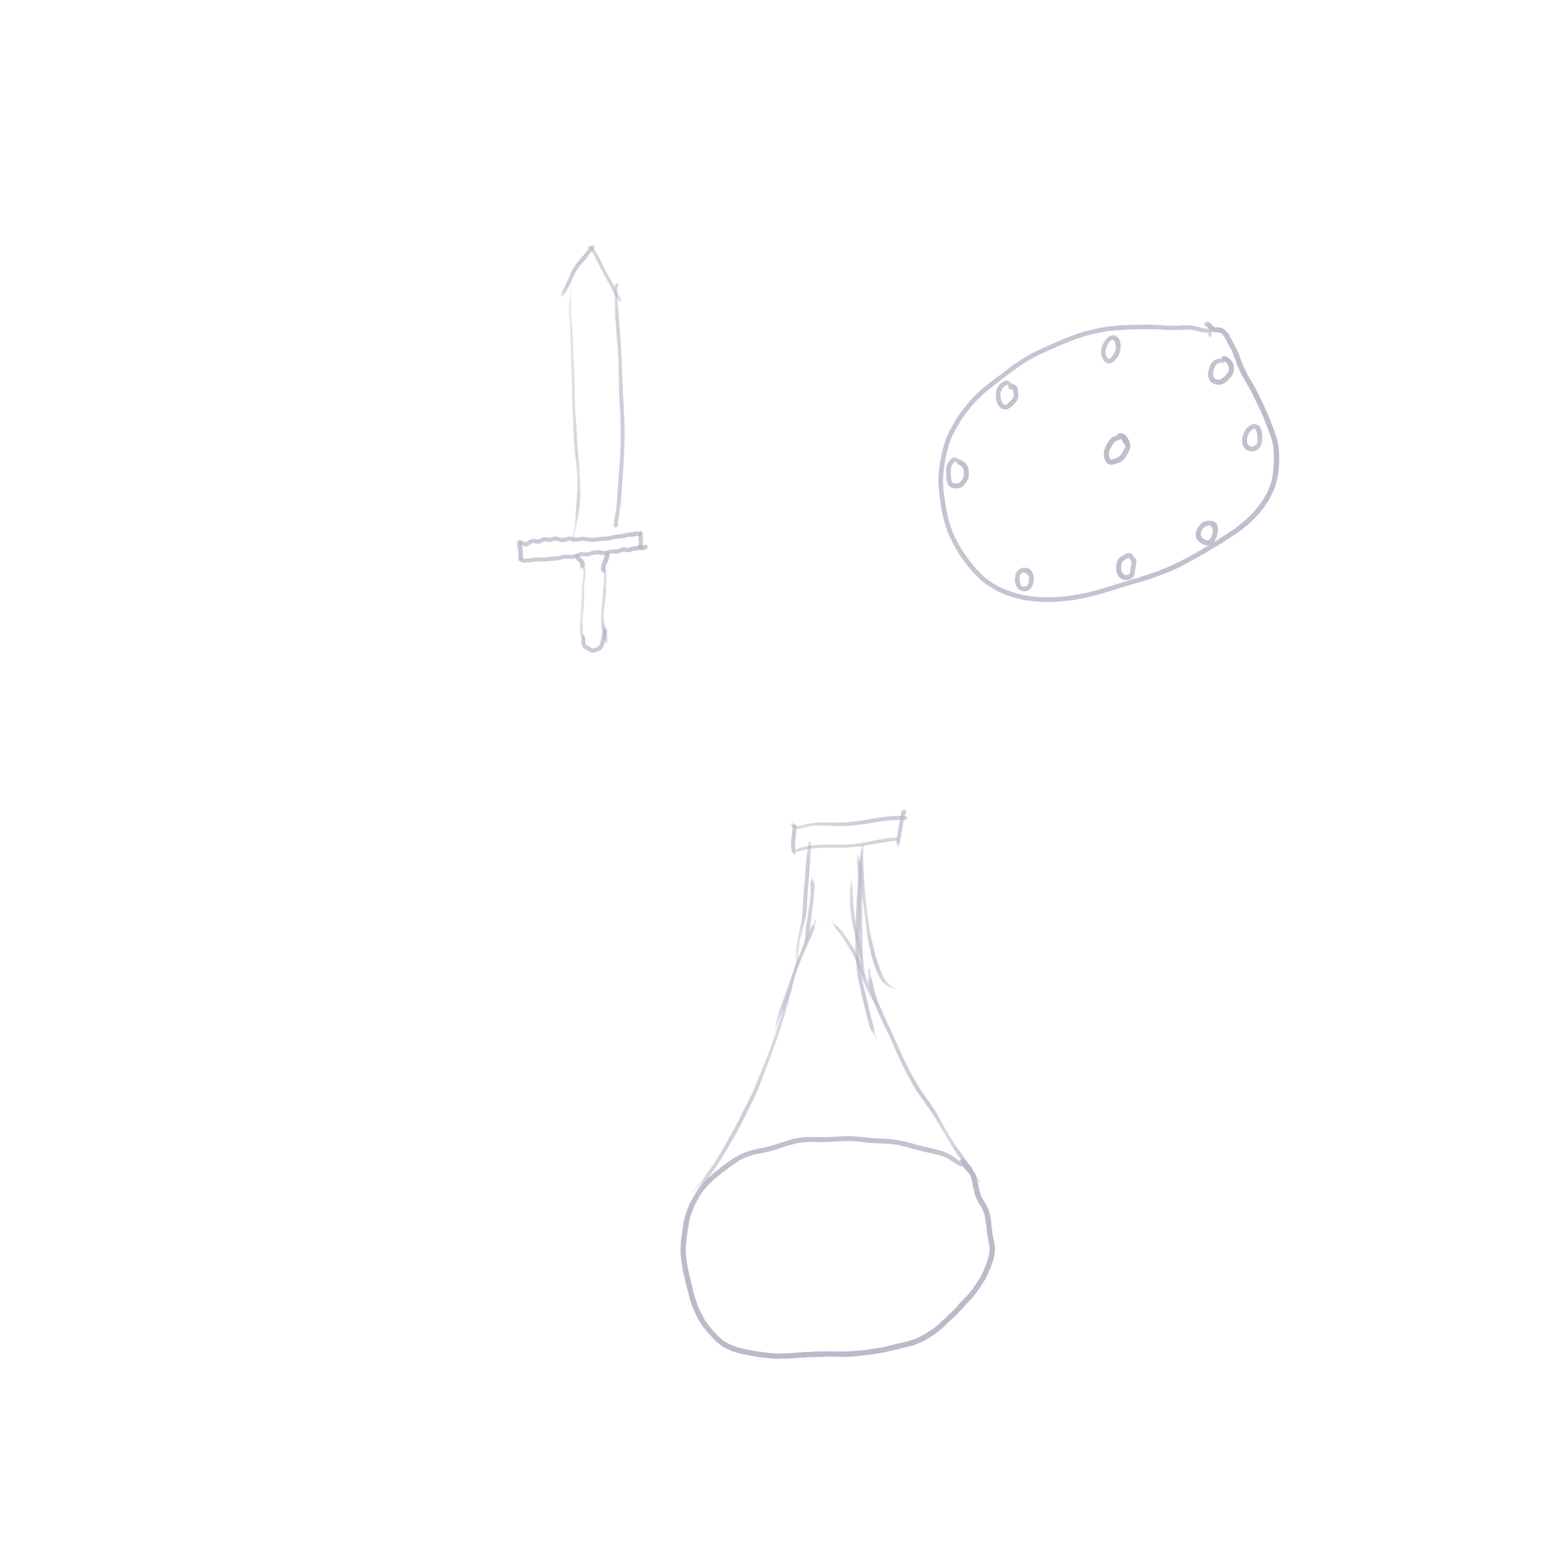
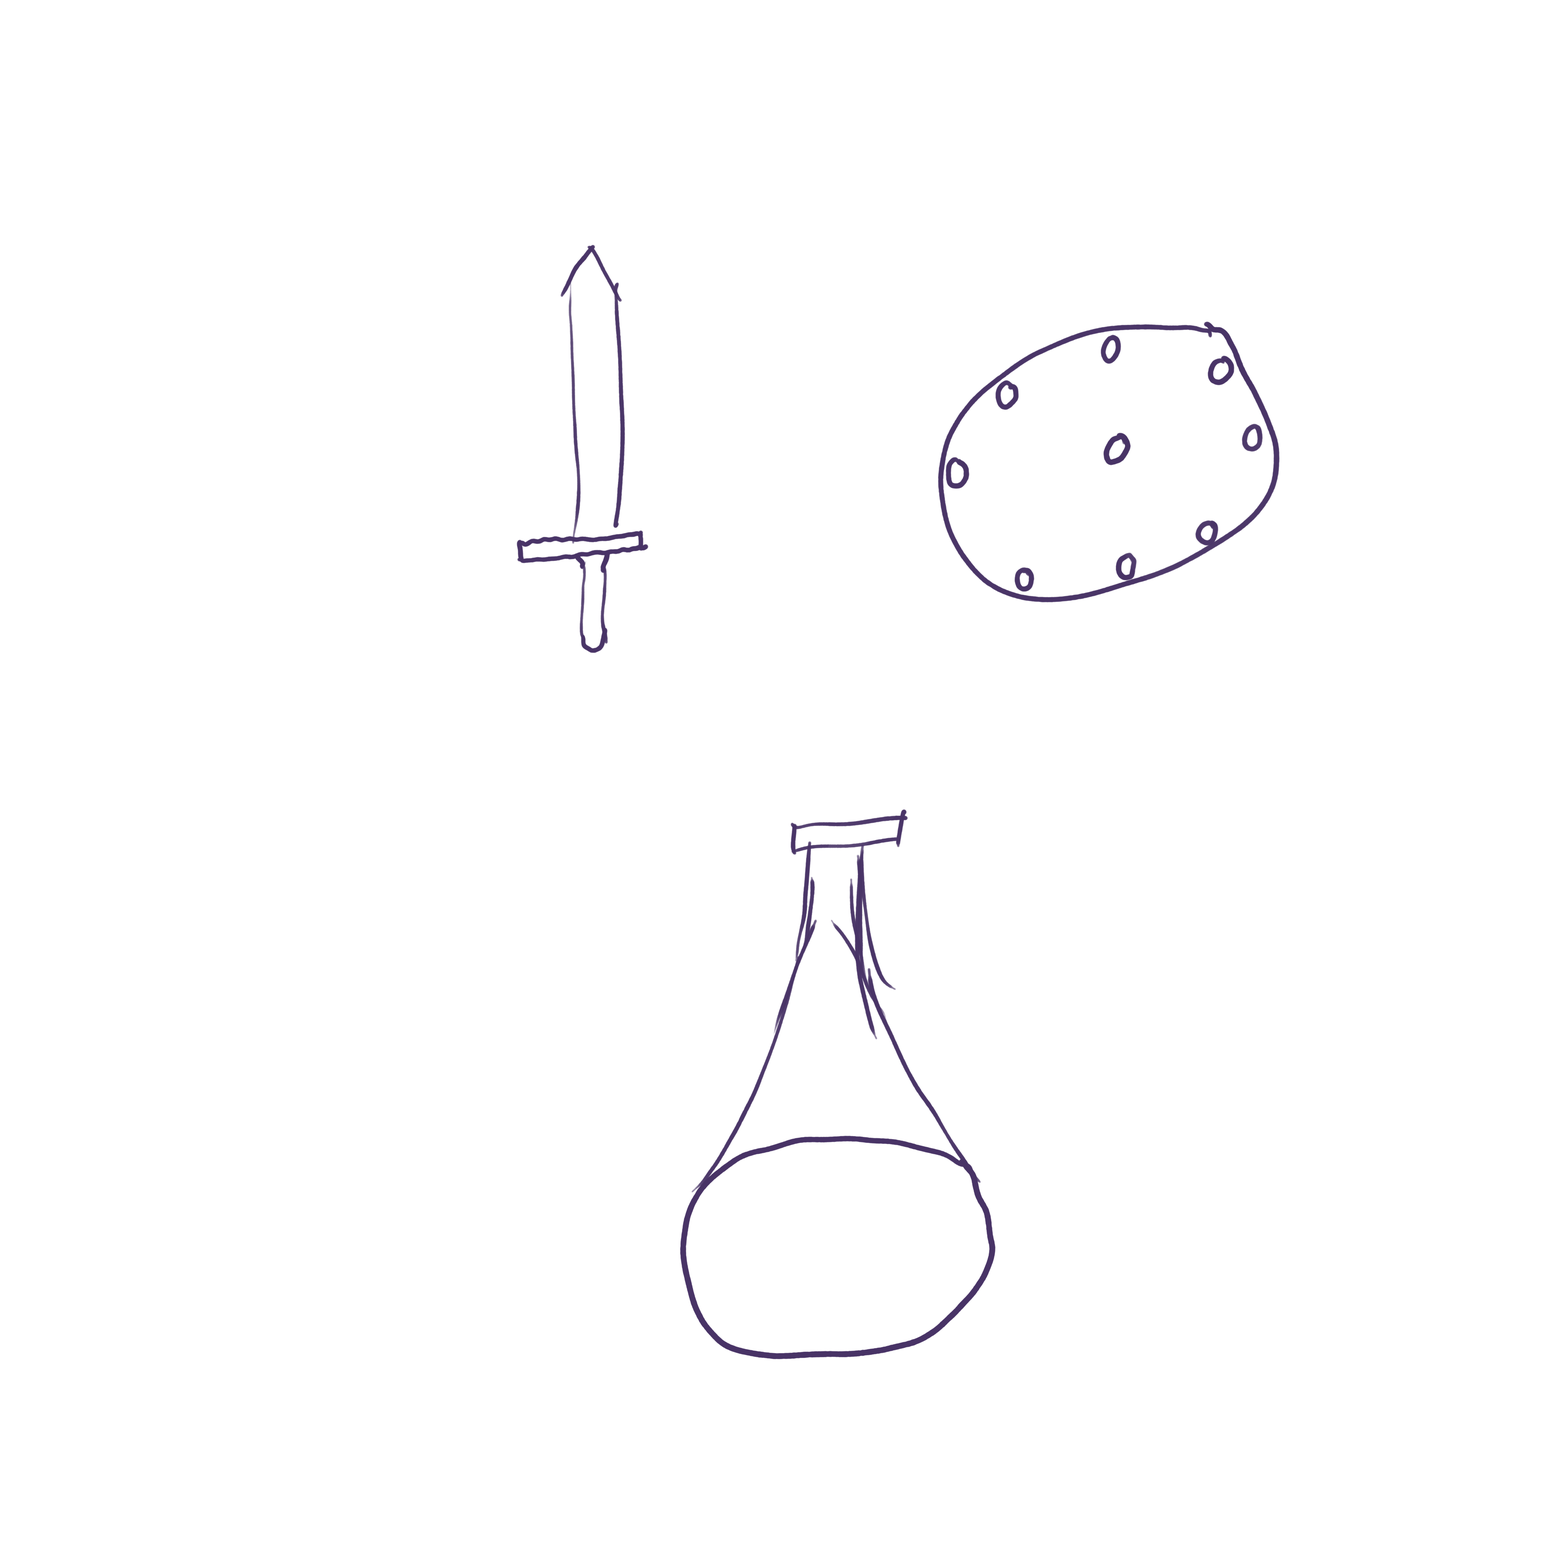
Comparing the layer stacks of the two (1568, 1568) images. Changes:
added layer "Potion" above "Shield" over [516, 244, 1281, 1360]
added layer "Shield" above "Sword" over [516, 244, 1281, 1360]
added layer "Sword" above "Sight Refined Shapes" over [516, 244, 1233, 1360]
renamed "Layer 1" to "Sight Refined Shapes", opacity 38% → 100%, painted on it over [516, 244, 1281, 1360]